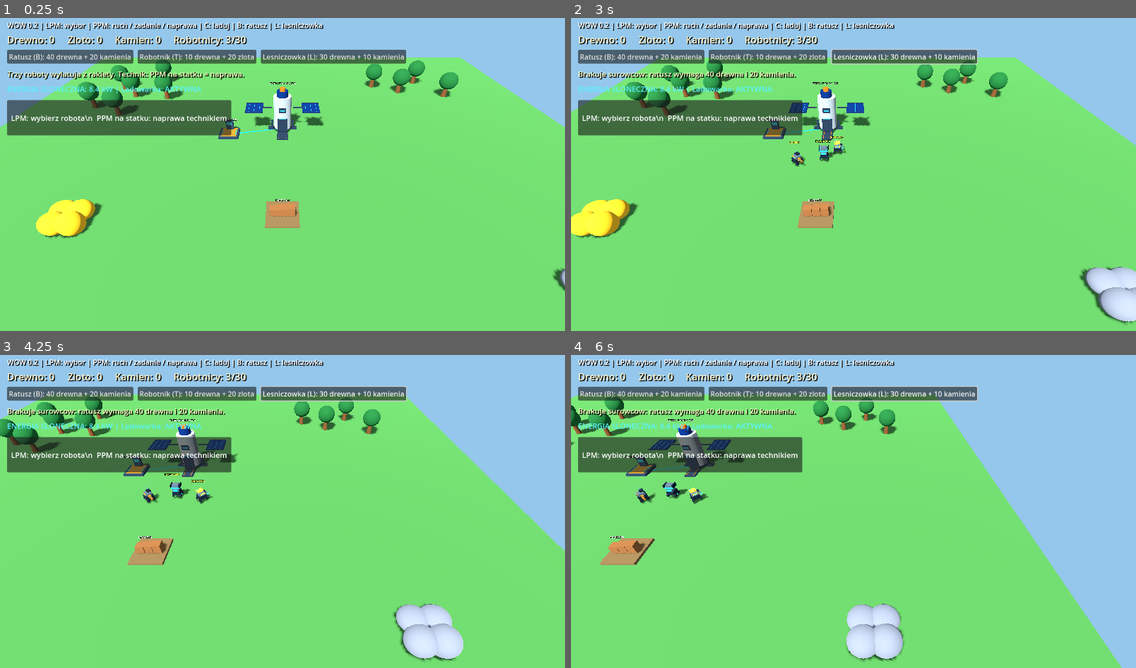
Above: before the commit, frames 1-4 (two rows, left to right).
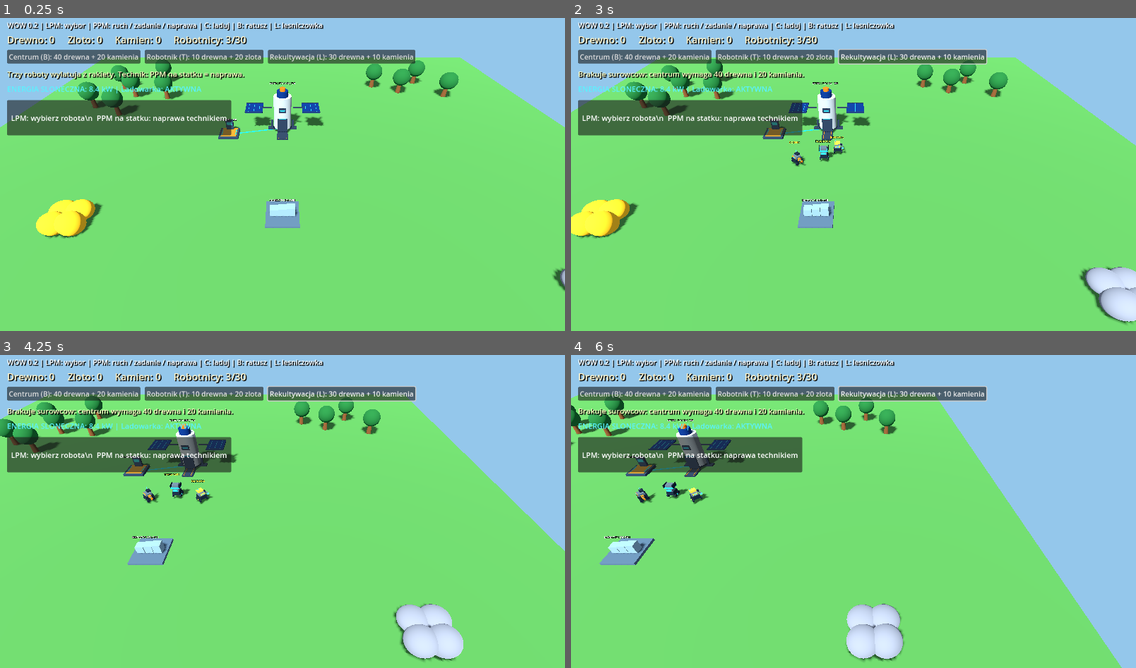
Above: after the commit, the same moments.

Repository: serafin1367/wow
Game: Godot game, scene res://scenes/main.tscn
Same seed, same stepped clock (60 frames per second), same inputs: the game is played once before the commit and once after it.
Inputs (mouse positions are in pixels of both pictures, inside the frame that each line leads up to):
- Up to frame 1 (0.25 s): no input
- Up to frame 2 (3 s): click "Ratusz (B): 40 drewna + 20 ka…" (after the commit: "Centrum (B): 40 drewna + 20 k…") at 0.5 s; click "Robotnik (T): 10 drewna + 20 …" at 1.25 s; click "Lesniczowka (L): 30 drewna + …" (after the commit: "Rekultywacja (L): 30 drewna +…") at 2 s; tap Enter at 2.75 s; move the mouse to (977, 155) at 2.77 s; hold D from 2.78 s (still down); tap B at 2.85 s; click (977, 155) at 2.92 s
- Up to frame 3 (4.25 s): release D at 3.5 s; drag from (169, 524) to (254, 574) at 3.52 s
- Up to frame 4 (6 s): move the mouse to (910, 439) at 4.27 s; hold D 4.28-5 s; tap L at 4.35 s; drag from (825, 574) to (684, 461) at 5.02 s; move the mouse to (1023, 558) at 5.77 s; hold A from 5.78 s (still down); tap B at 5.85 s

The runs differ from the first frame. In frame 1, 1.5% of the frame differs, in the area x 1-74%, y 10-68%; in frame 2, 1.9%; in frame 3, 1.9%; in frame 4, 1.9%, in the area x 1-74%, y 9-68%.

Commit message:
art: sci-fi colony storage palette and command-center terminology

Diff:
--- a/scripts/main.gd
+++ b/scripts/main.gd
@@ -257,7 +257,7 @@
 	platform_mesh.size = Vector3(4.0, 0.35, 4.0)
 	platform.mesh = platform_mesh
 	platform.position.y = 0.18
-	platform.material_override = _make_material(Color(0.43, 0.34, 0.20))
+	platform.material_override = _make_material(Color(0.26, 0.35, 0.41))
 	depot.add_child(platform)
 
 	for i in range(3):
@@ -267,11 +267,11 @@
 		crate_mesh.size = Vector3(0.95, 1.0 + float(i) * 0.25, 0.95)
 		crate.mesh = crate_mesh
 		crate.position = Vector3(float(i) - 1.0, 0.85, 0.0)
-		crate.material_override = _make_material(Color(0.52, 0.33, 0.17))
+		crate.material_override = _make_material(Color(0.45, 0.57, 0.61))
 		depot.add_child(crate)
 
 	var depot_name := Label3D.new()
-	depot_name.text = "MAGAZYN"
+	depot_name.text = "MAGAZYN KOLONII"
 	depot_name.position.y = 2.6
 	depot_name.font_size = 40
 	depot_name.pixel_size = 0.008
@@ -407,7 +407,7 @@
 	ui.add_child(actions)
 
 	build_button = Button.new()
-	build_button.text = "Ratusz (B): 40 drewna + 20 kamienia"
+	build_button.text = "Centrum (B): 40 drewna + 20 kamienia"
 	build_button.pressed.connect(_toggle_build_mode)
 	actions.add_child(build_button)
 
@@ -417,7 +417,7 @@
 	actions.add_child(train_button)
 
 	forester_button = Button.new()
-	forester_button.text = "Lesniczowka (L): 30 drewna + 10 kamienia"
+	forester_button.text = "Rekultywacja (L): 30 drewna + 10 kamienia"
 	forester_button.pressed.connect(_toggle_forester_mode)
 	actions.add_child(forester_button)
 
@@ -557,9 +557,9 @@
 
 	var building_hit := _raycast(screen_position, 8)
 	if building_hit.has("collider") and building_hit["collider"] == town_hall:
-		_set_status("Ratusz: nacisnij T lub przycisk Robotnik, aby rozpoczac szkolenie.")
+		_set_status("Centrum: nacisnij T lub Robotnik, aby szkolic kolejnego gornika.")
 	elif building_hit.has("collider") and building_hit["collider"] in foresters:
-		_set_status("Lesniczowka automatycznie sadzi drzewa w poblizu.")
+		_set_status("Modul rekultywacji automatycznie sadzi drzewa w poblizu.")
 
 
 func _select_in_rectangle(rectangle: Rect2, additive: bool) -> void:
@@ -660,17 +660,17 @@
 	if forester_build_mode:
 		forester_build_mode = false
 	if town_hall != null:
-		_set_status("Ratusz juz istnieje. Mozesz produkowac robotnikow.")
+		_set_status("Centrum dowodzenia juz istnieje. Mozesz produkowac roboty.")
 		return
 	if build_mode:
 		build_mode = false
 		_set_status("Anulowano budowe.")
 		return
 	if not _can_afford(TOWN_HALL_COST):
-		_set_status("Brakuje surowcow: ratusz wymaga 40 drewna i 20 kamienia.")
+		_set_status("Brakuje surowcow: centrum wymaga 40 drewna i 20 kamienia.")
 		return
 	build_mode = true
-	_set_status("Wybierz LPM wolne miejsce na ratusz; PPM lub Esc anuluje.")
+	_set_status("Wybierz LPM miejsce na centrum; PPM lub Esc anuluje.")
 
 
 func _try_place_town_hall(screen_position: Vector2) -> void:
@@ -693,7 +693,7 @@
 	add_child(town_hall)
 	navigation.block_circle(Vector2(site.x, site.z), TOWN_HALL_RADIUS)
 	build_mode = false
-	_set_status("Ratusz zbudowany! Mozesz szkolic nowych robotnikow (T).")
+	_set_status("Centrum gotowe! Mozesz produkowac roboty gornicze (T).")
 	_update_action_buttons()
 
 
